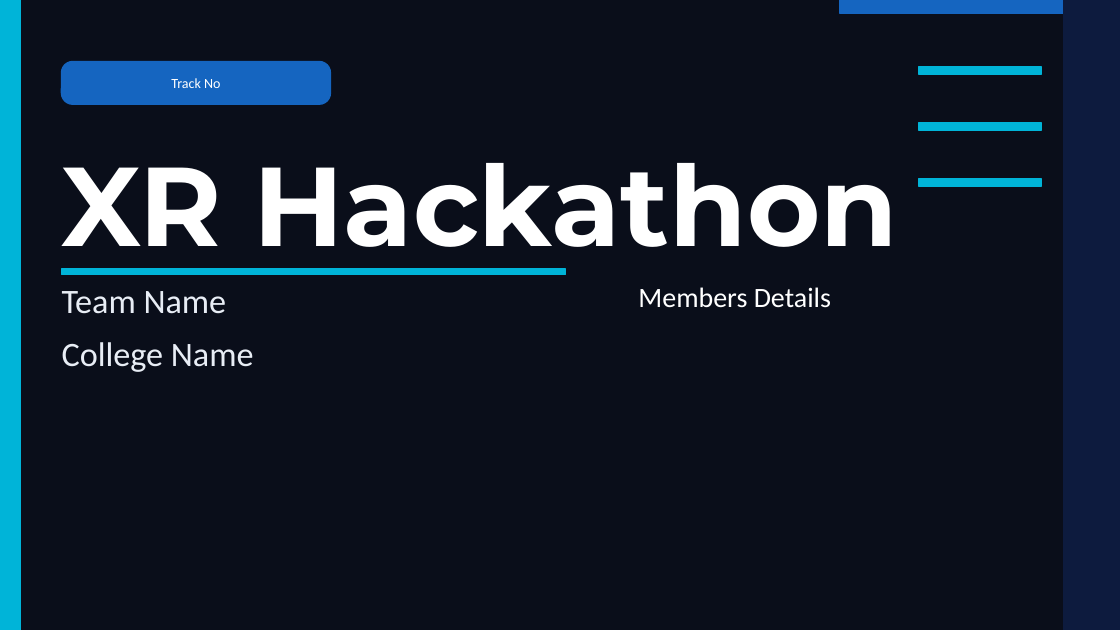
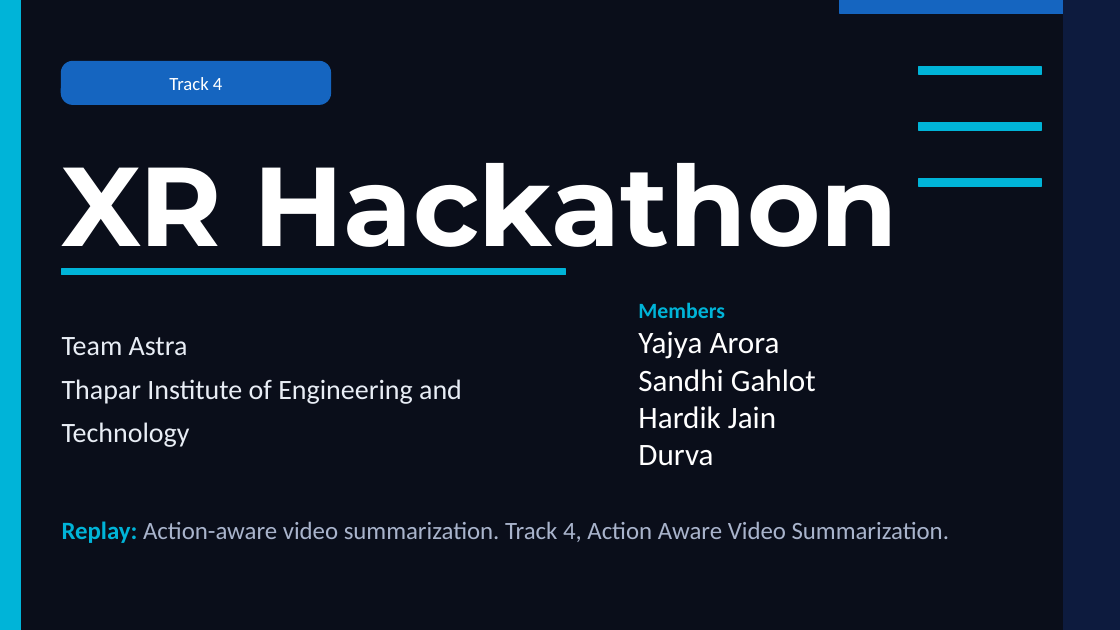
Before and after one commit to yajya18/astra-replay, a slide deck: slide 1 of docs/presentation/Astra_Replay_Submission.pptx. Drawn at 1120x630 pixels with LibreOffice and Linux fonts; fonts in the diff are those of the drawing. Boxes give left, top, right and bottom in pixels: in the first picture for what was removed or moved away, otherwise in the second. Text is boxed around its words. In the diff, an @@ line names an element or a change of style, - is before the commit and + after.

```diff
--- a/docs/presentation/Astra_Replay_Submission.pptx
+++ b/docs/presentation/Astra_Replay_Submission.pptx
@@ text at bbox=[169, 77, 222, 90]: text changed; size 9 to 12 pt @@
-Track No
+Track 4
@@ text at bbox=[638, 302, 816, 466]: text changed; size 18 to 20 pt @@
-Members Details
+Members
+Yajya Arora
+Sandhi Gahlot
+Hardik Jain
+Durva
@@ text at bbox=[62, 337, 462, 447]: text changed; size 22 to 18 pt @@
-Team Name
-College Name
+Team Astra
+Thapar Institute of Engineering and Technology
@@ text added at bbox=[62, 521, 949, 543], 16 pt, text #A9B4CC @@
+Replay: Action-aware video summarization. Track 4, Action Aware Video Summarization.
```
Also in this commit, not shown: 6 other slides changed, 2 slides added, 2 slides removed, 9 other files.
